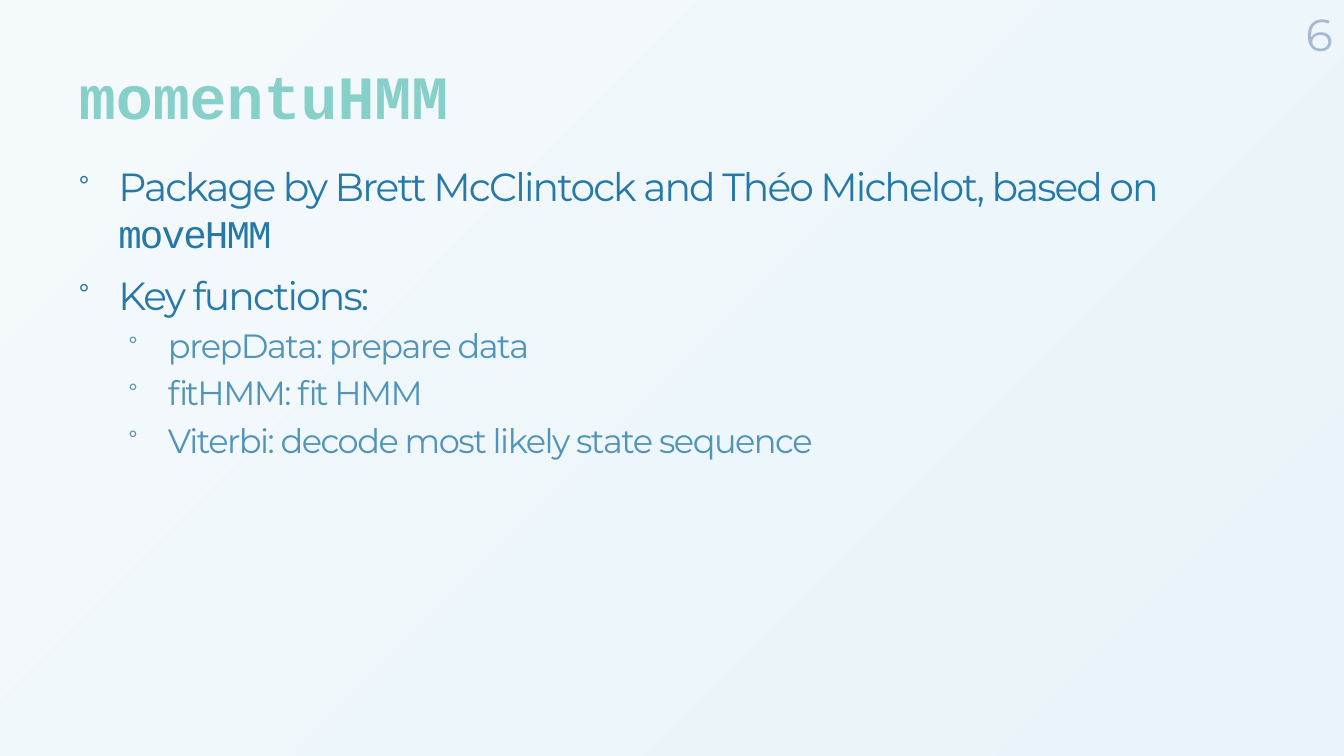
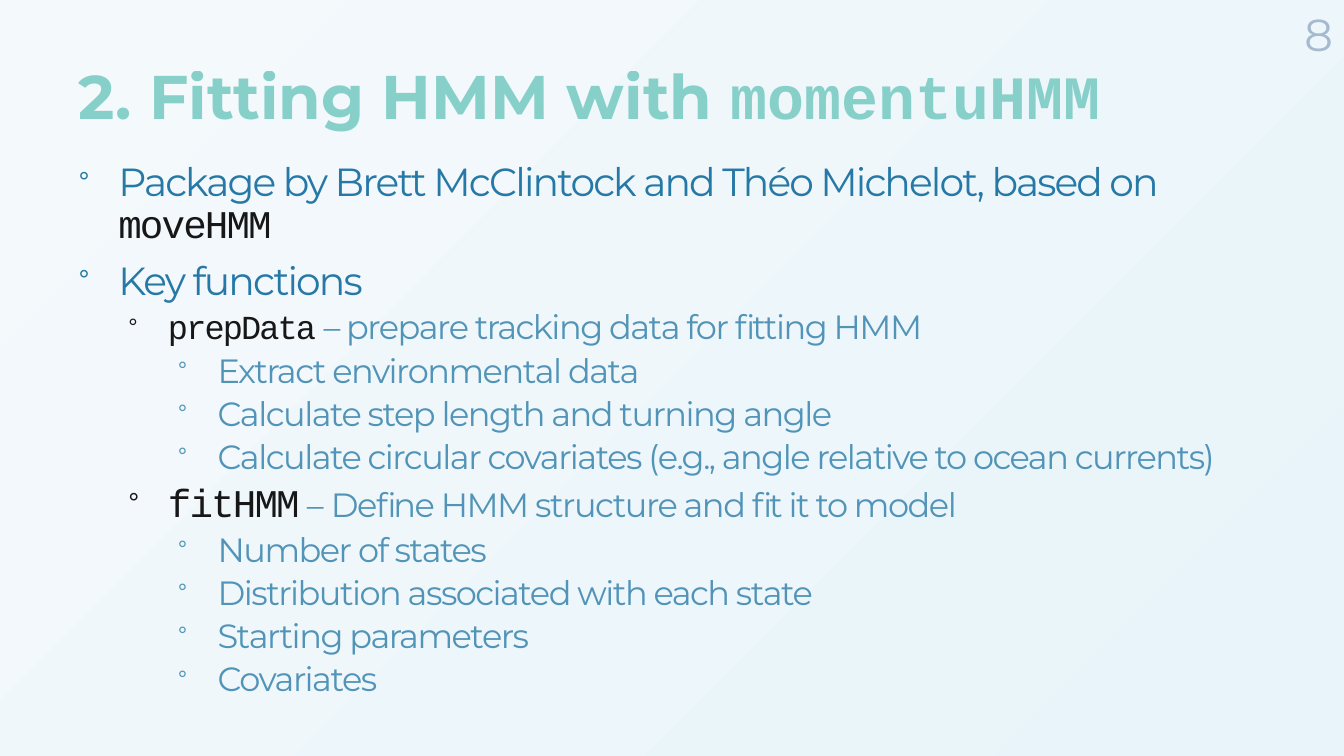
Before and after one commit to MarieAugerMethe/DFO_HMM_2022, a slide deck: slide 8 of Day1/HMM_Tutorial_Day1.pptx (slide 6 before the commit). Drawn at 1344x756 pixels with LibreOffice and Linux fonts; fonts in the diff are those of the drawing; background and template pictures are left out. Boxes give left, top, right and bottom in pixels: in the first picture for what was removed or moved away, otherwise in the second. Text is boxed around its words. In the diff, an @@ line names an element or a change of style, - is before the commit and + after.

```diff
--- a/Day1/HMM_Tutorial_Day1.pptx
+++ b/Day1/HMM_Tutorial_Day1.pptx
@@ page number at [1304,19,1333,51]: text changed @@
-6
+8
@@ title at [79,71,1101,132]: text changed; font Courier New to Montserrat @@
-momentuHMM
+2. Fitting HMM with momentuHMM
@@ text at [118,167,1158,239]: text colour #2678A6 to #181717 in "moveHMM"; line spacing 1 to 0.9 @@
@@ text at [118,265,1215,691]: text changed @@
-° Key functions:
-  ° prepData: prepare data
-  ° fitHMM: fit HMM
-  ° Viterbi: decode most likely state sequence
+° Key functions
+  ° prepData – prepare tracking data for fitting HMM
+    ° Extract environmental data
+    ° Calculate step length and turning angle
+    ° Calculate circular covariates (e.g., angle relative to ocean currents)
+  ° fitHMM – Define HMM structure and fit it to model
+    ° Number of states
+    ° Distribution associated with each state
+    ° Starting parameters
+    ° Covariates
```
Also in this commit, not shown: 6 other slides changed, 7 slides added, 2 slides removed, 7 other files.
